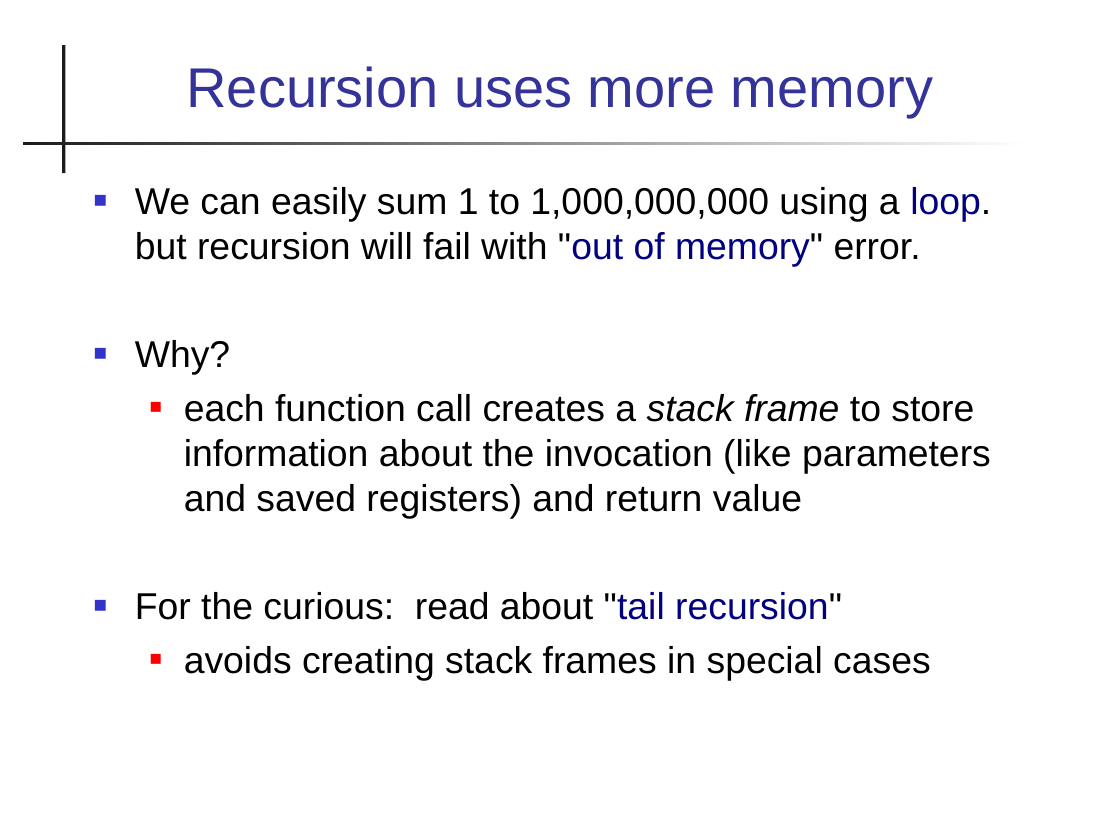
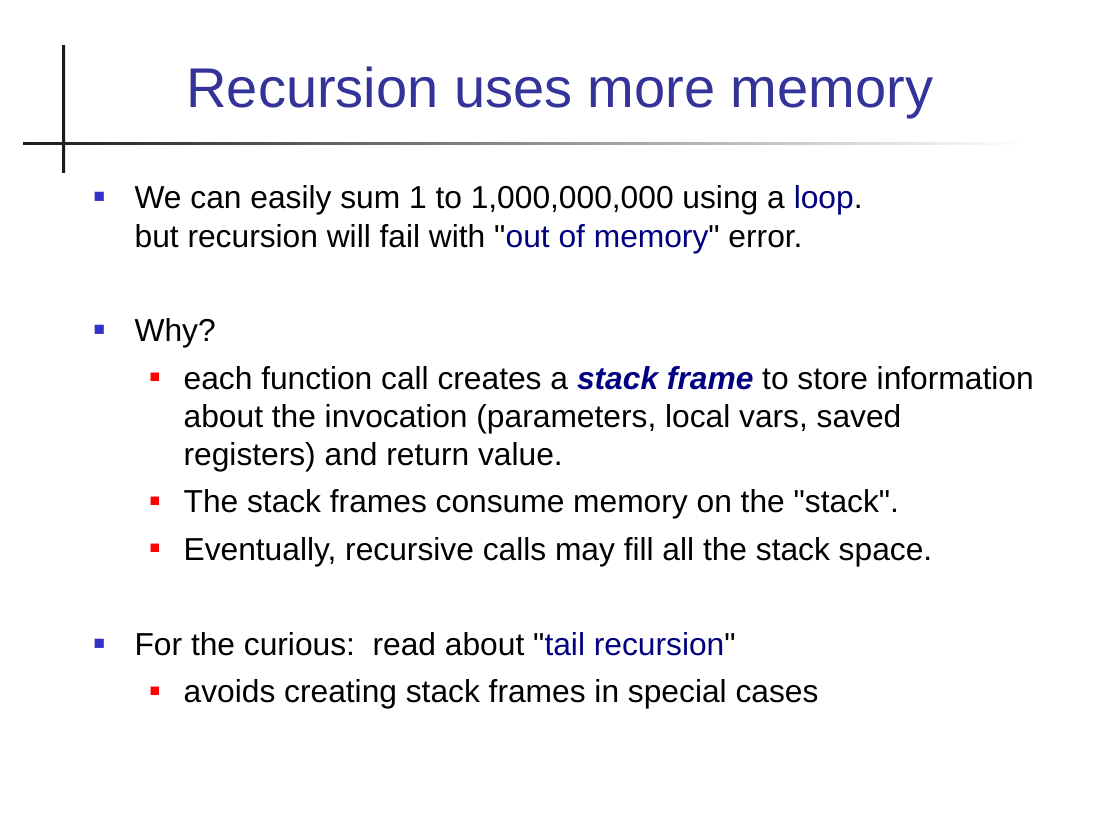
Before and after one commit to skeoop/skeoop.github.io, a slide deck: slide 16 of recursion/Recursion.ppt. Drawn at 1120x840 pixels with LibreOffice and Linux fonts; fonts in the diff are those of the drawing. Boxes give left, top, right and bottom in pixels: in the first picture for what was removed or moved away, otherwise in the second. Text is boxed around its words. In the diff, an @@ line names an element or a change of style, - is before the commit and + after.

Commit message:
correct error in recursion slides

```diff
--- a/recursion/Recursion.ppt
+++ b/recursion/Recursion.ppt
@@ text at box(135, 185, 863, 708): size 24 to 20.4 pt in "We can easily sum 1 to 1,000,000,000 ...", "Why?", "For the curious: read about "tail recursion"", "avoids creating stack frames in special cases"; indent changed @@
@@ text at box(184, 366, 1034, 566): text changed; size 24 to 20.4 pt @@
-  ■ each function call creates a stack frame to store information about the invocation (like parameters and saved registers) and return value
+  ■ each function call creates a stack frame to store information about the invocation (parameters, local vars, saved registers) and return value.
+  ■ The stack frames consume memory on the "stack".
+  ■ Eventually, recursive calls may fill all the stack space.
```
Also in this commit, not shown: 7 other slides changed, 1 other file.
